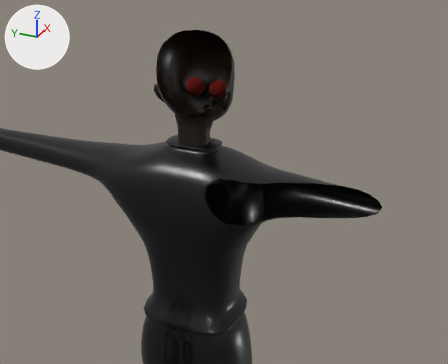
The Blender file Blender Files/Raw Files/Stalker.blend: old version first, new version second.
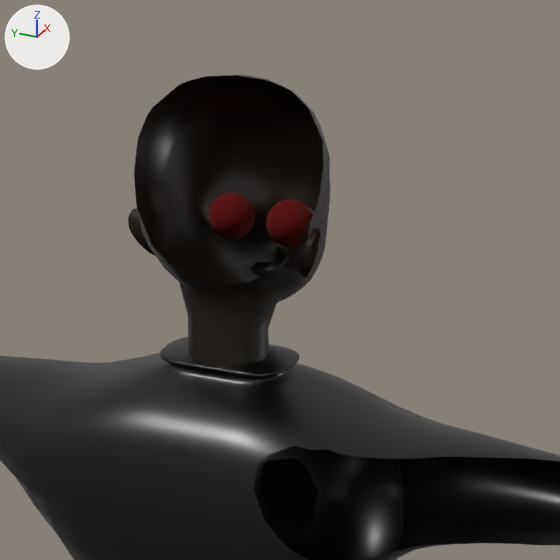
The first picture shows the older version from a 50 mm lens placed at (-1.706, -0.875, 0.999), pointed at (-0.002, -0.108, 0.147). The close-ups show both versions on the part from 23% to 73% of the width and 0% to 62% of the height of that picture; other places that the commit changed are outside them. The axes (+X, +Y, +Z) are drawn at upper left. The lights are the same throughout. Everything nearer to the camera than a plane just in front of the edit is cut away.
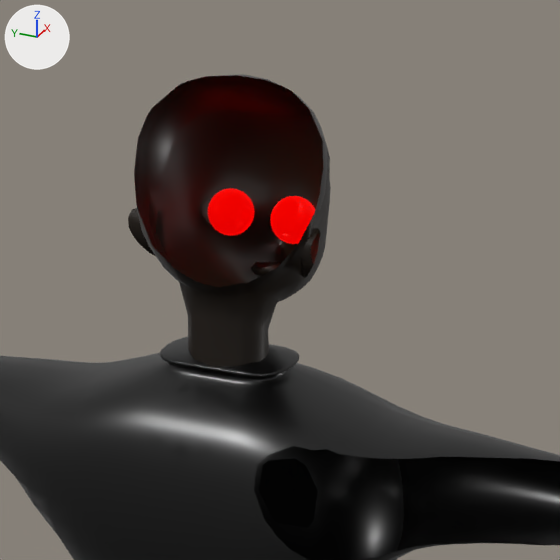
What differs and where, as boxes (x1, y1, x2, y2) in the close-ups (560 x 560 px):
'Sphere', surface changed, recoloured, moved, modifiers changed: before (208, 192, 255, 239); after (208, 188, 315, 244)
'Sphere.001', deleted (red): before (266, 199, 313, 247)

The edits, one by one:
In material 'Sunglasses_lenses' (mat_sunglasses_lenses), roughness goes from 1.0 to 0.0.
In material 'Sunglasses_lenses' (mat_sunglasses_lenses), emission_strength is now set to 5.0.
In material 'Sunglasses_lenses' (mat_sunglasses_lenses), emission_color is now set to (0.161, 0.0, 0.0), dark red #700000.
Object 'Sphere' (ob_sphere) moves from (0.094, 0.04, 0.43) to (0.094, 0.041, 0.435).
Object 'Sphere' (ob_sphere) gains a ARRAY modifier named 'Array'.
Modifier setting: relative_offset_displace = (0.0, -1.475, 0.0).
Object 'Sphere.001' (ob_sphere_001) is deleted.
